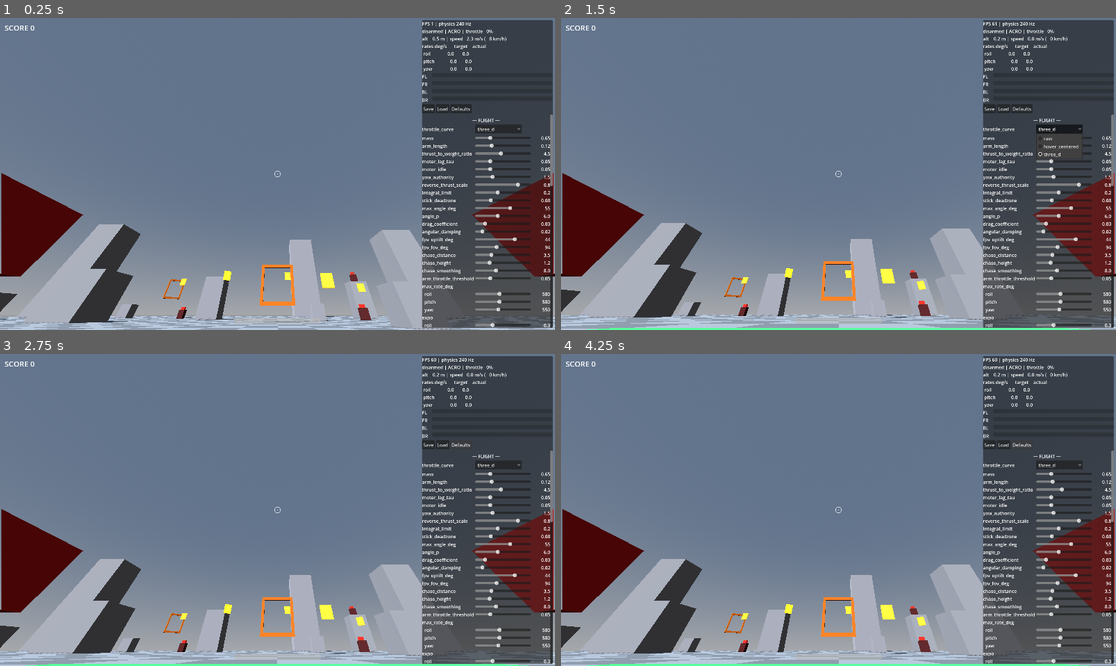
Above: before the commit, frames 1-4 (two rows, left to right).
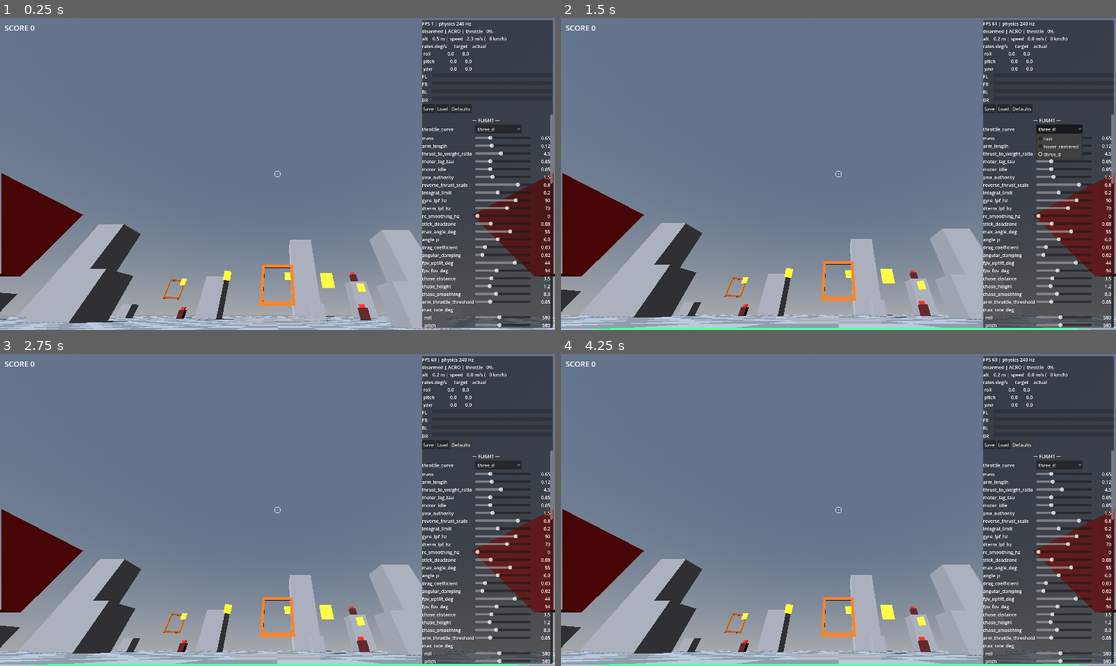
Above: after the commit, the same moments.

Repository: EhudVardi/QuadShot
Game: Godot game, scene res://scenes/main.tscn
Same seed, same stepped clock (60 frames per second), same inputs: the game is played once before the commit and once after it.
Inputs:
- Up to frame 1 (0.25 s): no input
- Up to frame 2 (1.5 s): click "Defaults" at 0.5 s; click "three_d" at 1.25 s
- Up to frame 3 (2.75 s): click "Defaults" at 2 s
- Up to frame 4 (4.25 s): click "three_d" at 2.75 s; click "Defaults" at 3.5 s

The runs differ from the first frame. In frame 1, 1.5% of the frame differs, in the area x 76-100%, y 52-100%; in frame 2, 1.5%; in frame 3, 1.5%; in frame 4, 1.5%.

Commit message:
Add Betaflight-style filtering against rate-loop wobble
The physics stays untouched - wobble is fought where real flight
controllers fight it, in the signal path: a gyro low-pass on measured
rates before the PID (default 90 Hz), a dedicated D-term low-pass
(default 70 Hz, the classic anti-wobble knob), and optional RC
smoothing on stick commands (default off). Cutoffs in Hz, 0 disables,
exact first-order coefficients so behavior is tick-rate independent.
Filter state resets on disarm alongside the integrator.

Diff:
--- a/resources/default_flight_config.tres
+++ b/resources/default_flight_config.tres
@@ -13,6 +13,9 @@
 reverse_thrust_scale = 0.8
 max_rate_deg = Vector3(580, 580, 550)
 expo = Vector3(0.3, 0.3, 0.3)
+gyro_lpf_hz = 90.0
+dterm_lpf_hz = 70.0
+rc_smoothing_hz = 0.0
 rate_p = Vector3(0.004, 0.004, 0.004)
 rate_i = Vector3(0.002, 0.002, 0.002)
 rate_d = Vector3(3e-05, 3e-05, 3e-05)
--- a/resources/flight_config.gd
+++ b/resources/flight_config.gd
@@ -30,6 +30,17 @@
 @export var max_rate_deg: Vector3 = Vector3(800.0, 800.0, 550.0)
 ## Expo per axis: out = (1-e)·x + e·x³. Softens center stick.
 @export var expo: Vector3 = Vector3(0.3, 0.3, 0.3)
+
+@export_group("Filtering")
+## Betaflight-style epi-filtering: shape the signals, never the physics.
+## All cutoffs in Hz; 0 disables a filter. Nyquist at the 240 Hz tick is
+## 120 Hz — keep cutoffs below that.
+## First-order low-pass on the measured body rates before the PID.
+@export var gyro_lpf_hz: float = 90.0
+## Additional low-pass on the D-term (the classic anti-wobble knob).
+@export var dterm_lpf_hz: float = 70.0
+## Smoothing on stick commands; 0 = raw sticks.
+@export var rc_smoothing_hz: float = 0.0
 
 @export_group("Rate PID")
 @export var rate_p: Vector3 = Vector3(0.004, 0.004, 0.004)
--- a/scripts/drone/flight_controller.gd
+++ b/scripts/drone/flight_controller.gd
@@ -54,7 +54,7 @@
 
 
 func _physics_process(delta: float) -> void:
-	_input.poll(config, hover_throttle())
+	_input.poll(config, hover_throttle(), delta)
 	collective = throttle_override if throttle_override >= 0.0 else _input.throttle
 	_handle_buttons()
 	if armed:
--- a/scripts/drone/input_handler.gd
+++ b/scripts/drone/input_handler.gd
@@ -32,7 +32,7 @@
 	_axis_roll = _bound_axis(&"roll", _axis_roll)
 
 
-func poll(config: FlightConfig, hover_throttle: float) -> void:
+func poll(config: FlightConfig, hover_throttle: float, delta: float) -> void:
 	var pads: Array[int] = Input.get_connected_joypads()
 	if pads.is_empty():
 		throttle = 0.0
@@ -51,20 +51,29 @@
 	var yaw_stick: float = Input.get_joy_axis(device, _axis_yaw)
 
 	var throttle_deadzoned: float = _apply_deadzone(throttle_stick, config.stick_deadzone)
+	var raw_throttle: float
 	match config.throttle_curve:
 		FlightConfig.ThrottleCurve.HOVER_CENTERED:
-			throttle = _throttle_hover_centered_curve(throttle_deadzoned, hover_throttle)
+			raw_throttle = _throttle_hover_centered_curve(throttle_deadzoned, hover_throttle)
 		FlightConfig.ThrottleCurve.THREE_D:
 			# 3D (§Betaflight-style): center = zero thrust, below = reverse.
 			# The stick deadzone doubles as the center deadband.
-			throttle = throttle_deadzoned
+			raw_throttle = throttle_deadzoned
 		_:
-			throttle = _throttle_raw_curve(throttle_deadzoned)
-	stick_shaped = Vector3(
+			raw_throttle = _throttle_raw_curve(throttle_deadzoned)
+	var raw_shaped := Vector3(
 		_shape(roll_stick, config.stick_deadzone, config.expo.x),
 		_shape(pitch_stick, config.stick_deadzone, config.expo.y),
 		_shape(yaw_stick, config.stick_deadzone, config.expo.z)
 	)
+	# Optional RC smoothing (part of the epi-filtering set; 0 = raw sticks).
+	if config.rc_smoothing_hz > 0.0:
+		var alpha: float = 1.0 - exp(-TAU * config.rc_smoothing_hz * delta)
+		throttle += (raw_throttle - throttle) * alpha
+		stick_shaped += (raw_shaped - stick_shaped) * alpha
+	else:
+		throttle = raw_throttle
+		stick_shaped = raw_shaped
 	rate_command = Vector3(
 		stick_shaped.x * deg_to_rad(config.max_rate_deg.x),
 		stick_shaped.y * deg_to_rad(config.max_rate_deg.y),
--- a/scripts/drone/rate_controller.gd
+++ b/scripts/drone/rate_controller.gd
@@ -2,31 +2,53 @@
 extends RefCounted
 
 ## Per-axis PID on angular-rate error (handoff §6.3), pilot axes
-## (x=roll, y=pitch, z=yaw). D acts on the measurement, not the error, so
-## stick steps cause no derivative kick. The integral state is stored as its
-## output contribution and clamped there (anti-windup) — this also keeps it
+## (x=roll, y=pitch, z=yaw), with Betaflight-style filtering: the measured
+## rates pass a gyro low-pass before the PID, and the derivative passes its
+## own low-pass — wobble is fought in the filters, never in the physics.
+## D acts on the (filtered) measurement, not the error, so stick steps cause
+## no derivative kick. The integral state is stored as its output
+## contribution and clamped there (anti-windup) — this also keeps it
 ## well-behaved when I gains are retuned live.
 
 var _i_term: Vector3 = Vector3.ZERO
+var _gyro_filtered: Vector3 = Vector3.ZERO
+var _d_filtered: Vector3 = Vector3.ZERO
 var _last_measured: Vector3 = Vector3.ZERO
 var _has_last_measured: bool = false
 
 
 func update(target: Vector3, measured: Vector3, delta: float, config: FlightConfig) -> Vector3:
-	var error: Vector3 = target - measured
+	if config.gyro_lpf_hz > 0.0:
+		_gyro_filtered += (measured - _gyro_filtered) * _lpf_alpha(config.gyro_lpf_hz, delta)
+	else:
+		_gyro_filtered = measured
+
+	var error: Vector3 = target - _gyro_filtered
 	var limit: Vector3 = Vector3.ONE * config.integral_limit
 	_i_term = (_i_term + config.rate_i * error * delta).clamp(-limit, limit)
 
-	var d_measured: Vector3 = Vector3.ZERO
+	var d_raw: Vector3 = Vector3.ZERO
 	if _has_last_measured and delta > 0.0:
-		d_measured = (measured - _last_measured) / delta
-	_last_measured = measured
+		d_raw = (_gyro_filtered - _last_measured) / delta
+	_last_measured = _gyro_filtered
 	_has_last_measured = true
+	if config.dterm_lpf_hz > 0.0:
+		_d_filtered += (d_raw - _d_filtered) * _lpf_alpha(config.dterm_lpf_hz, delta)
+	else:
+		_d_filtered = d_raw
 
-	return config.rate_p * error + _i_term - config.rate_d * d_measured
+	return config.rate_p * error + _i_term - config.rate_d * _d_filtered
 
 
-## Called on disarm (handoff §6.3): integrators must not carry across flights.
+## Called on disarm (handoff §6.3): integrators and filter state must not
+## carry across flights.
 func reset() -> void:
 	_i_term = Vector3.ZERO
+	_gyro_filtered = Vector3.ZERO
+	_d_filtered = Vector3.ZERO
 	_has_last_measured = false
+
+
+## Exact first-order low-pass coefficient — tick-rate independent.
+static func _lpf_alpha(cutoff_hz: float, delta: float) -> float:
+	return 1.0 - exp(-TAU * cutoff_hz * delta)
--- a/scripts/ui/debug_overlay.gd
+++ b/scripts/ui/debug_overlay.gd
@@ -35,6 +35,9 @@
 	["yaw_authority", 0.0, 5.0, 0.05],
 	["reverse_thrust_scale", 0.0, 1.0, 0.01],
 	["integral_limit", 0.0, 0.5, 0.01],
+	["gyro_lpf_hz", 0.0, 120.0, 1.0],
+	["dterm_lpf_hz", 0.0, 120.0, 1.0],
+	["rc_smoothing_hz", 0.0, 120.0, 1.0],
 	["stick_deadzone", 0.0, 0.3, 0.005],
 	["max_angle_deg", 10.0, 80.0, 1.0],
 	["angle_p", 0.0, 15.0, 0.1],
